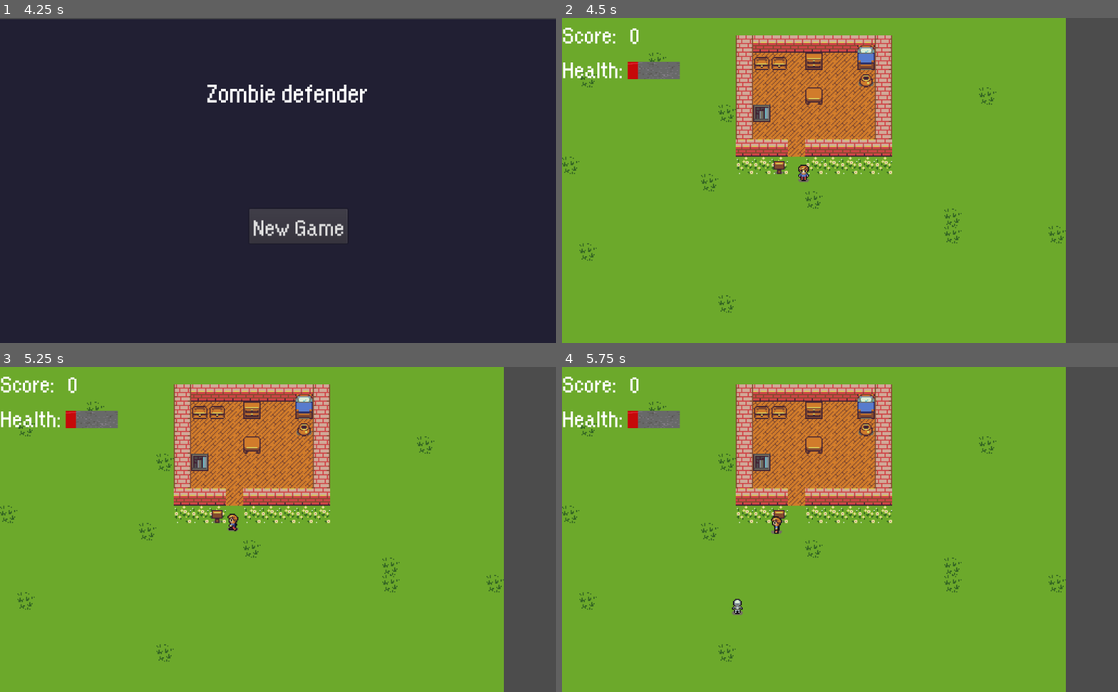
Above: before the commit, frames 1-4 (two rows, left to right).
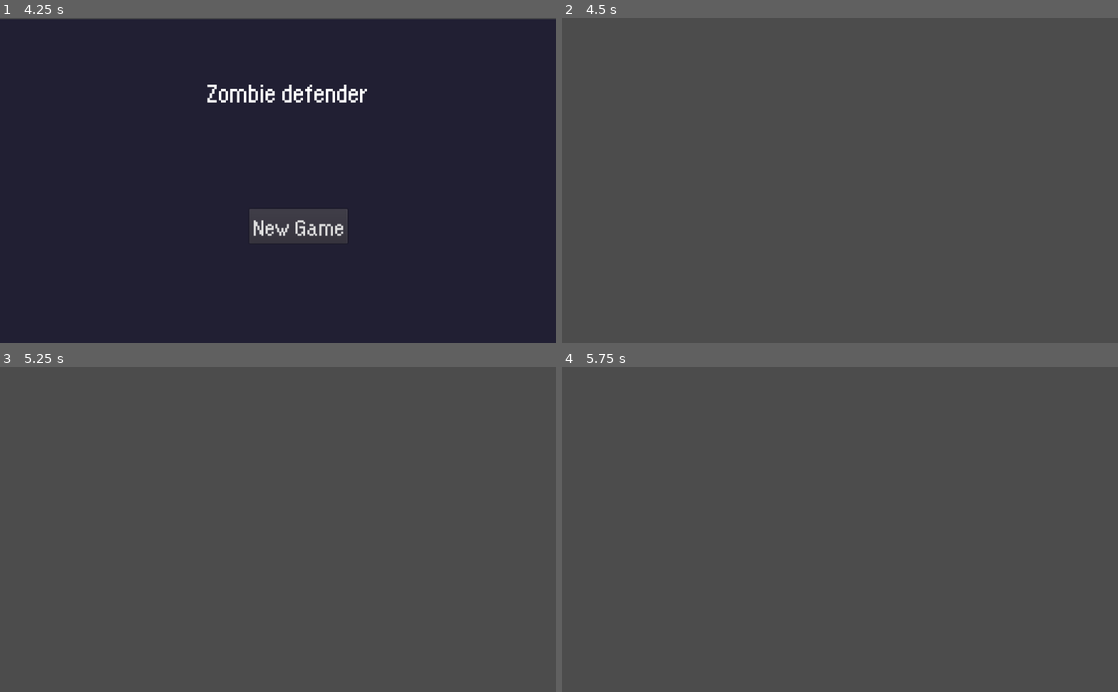
Above: after the commit, the same moments.

Repository: konsvasi/zombie_defender
Game: Godot game, scene res://Scenes/SplashScreen.tscn
Two runs of this game, one before a commit and one after it. Both use one fixed random seed, a clock stepped at 60 frames per second and the inputs below.
Inputs:
- Up to frame 1 (4.25 s): hold Right (ui_right) 0.53-1.28 s; hold Z (interact, bound only after the commit) 0.53-1.28 s; hold Down (ui_down) 1.28-2.03 s; tap Space (shoot) at 1.35, 3.5 s; tap Z (interact, bound only after the commit) at 1.55, 2.85, 3.8 s; hold Right (ui_right) 2.03-2.78 s; hold Z (interact, bound only after the commit) 2.03-2.78 s; tap Enter at 2.75 s; hold Up (ui_up) 2.78-3.53 s; hold Left (ui_left) from 3.53 s (still down); hold Space (shoot) from 3.53 s (still down)
- Up to frame 2 (4.5 s): release Left (ui_left) at 4.25 s; release Space (shoot) at 4.25 s; click "New Game" at 4.25 s
- Up to frame 3 (5.25 s): tap Enter at 5 s; hold Left (ui_left) from 5.03 s (still down); tap Z (interact, bound only after the commit) at 5.1 s
- Up to frame 4 (5.75 s): keep holding Left (ui_left)

Frame 1 is identical in both runs. In frame 2, 91% of the frame differs, in the area x 0-91%, y 0-100%; in frame 3, 91%; in frame 4, 91%.
Error after the commit: Attempt to call function 'instance' in base 'null instance' on a null instance. (res://global.gd:25)

Commit message:
added exclamation mark bubble when nearing object that player can interact with

Diff:
--- a/Scenes/Player.tscn
+++ b/Scenes/Player.tscn
@@ -13,6 +13,10 @@
 [ext_resource path="res://Tilesets/walk_left_1.png" type="Texture" id=11]
 [ext_resource path="res://Tilesets/walk_left_2.png" type="Texture" id=12]
 [ext_resource path="res://Tilesets/walk_left_3.png" type="Texture" id=13]
+[ext_resource path="res://Tilesets/exclamation_mark/exclamation_mark_1.png" type="Texture" id=14]
+[ext_resource path="res://Tilesets/exclamation_mark/exclamation_mark_2.png" type="Texture" id=15]
+[ext_resource path="res://Tilesets/exclamation_mark/exclamation_mark_3.png" type="Texture" id=16]
+[ext_resource path="res://Tilesets/exclamation_mark/exclamation_mark_4.png" type="Texture" id=17]
 
 [sub_resource type="SpriteFrames" id=1]
 
@@ -50,7 +54,16 @@
 radius = 10.0
 height = 4.01181
 
-[node name="Player" type="KinematicBody2D" index="0"]
+[sub_resource type="SpriteFrames" id=3]
+
+animations = [ {
+"frames": [ ExtResource( 14 ), ExtResource( 15 ), ExtResource( 16 ), ExtResource( 17 ) ],
+"loop": true,
+"name": "info",
+"speed": 5.0
+} ]
+
+[node name="Player" type="KinematicBody2D"]
 
 position = Vector2( 544, 160 )
 input_pickable = false
@@ -85,4 +98,13 @@
 one_shot = false
 autostart = false
 
+[node name="ExclamationMark" type="AnimatedSprite" parent="." index="4"]
+
+visible = false
+position = Vector2( -0.291992, -24.5272 )
+z_index = 2
+frames = SubResource( 3 )
+animation = "info"
+_sections_unfolded = [ "Z Index" ]
+
 [connection signal="timeout" from="ShootTimer" to="." method="_on_ShootTimer_timeout"]
--- a/Scenes/World.tscn
+++ b/Scenes/World.tscn
@@ -6,6 +6,7 @@
 [ext_resource path="res://Scenes/Player.tscn" type="PackedScene" id=4]
 [ext_resource path="res://Scenes/Portal.tscn" type="PackedScene" id=5]
 [ext_resource path="res://Scenes/UI.tscn" type="PackedScene" id=6]
+[ext_resource path="res://Scenes/Box.tscn" type="PackedScene" id=7]
 
 [sub_resource type="Curve2D" id=1]
 
@@ -14,7 +15,7 @@
 "points": PoolVector2Array( 0, 0, 0, 0, 162.002, 449.326, 0, 0, 0, 0, 638.004, 449.326, 0, 0, 0, 0, 639.011, 571.326 )
 }
 
-[node name="World" type="Node2D" index="0"]
+[node name="World" type="Node2D"]
 
 script = ExtResource( 1 )
 _sections_unfolded = [ "Pause" ]
@@ -64,7 +65,7 @@
 collision_mask = 1
 occluder_light_mask = 1
 format = 1
-tile_data = PoolIntArray( 65556, 30, 0, 131086, 24, 0, 131087, 24, 0, 131089, 63, 0, 131092, 109, 0, 196628, 28, 0, 262161, 64, 0, 524303, 67, 0 )
+tile_data = PoolIntArray( 65556, 30, 0, 131089, 63, 0, 131092, 109, 0, 196628, 28, 0, 262161, 64, 0, 524303, 67, 0 )
 _sections_unfolded = [ "Cell", "Collision", "Z Index" ]
 __meta__ = {
 "_edit_lock_": true
@@ -73,7 +74,7 @@
 [node name="Player" parent="." index="2" instance=ExtResource( 4 )]
 
 position = Vector2( 444.515, 286.617 )
-_sections_unfolded = [ "Collision", "Pause", "Transform" ]
+_sections_unfolded = [ "Collision", "Pause", "Transform", "collision" ]
 
 [node name="stairsToBasement" parent="." index="3" instance=ExtResource( 5 )]
 
@@ -122,6 +123,10 @@
 
 position = Vector2( 402.38, 174.944 )
 
+[node name="Box" parent="." index="9" instance=ExtResource( 7 )]
+
+position = Vector2( 384, 64 )
+
 [connection signal="gameOver" from="Player" to="." method="_on_Player_gameOver"]
 
 [connection signal="hitEnemy" from="Player" to="UI" method="_on_Player_hitEnemy"]
--- a/Scripts/Player.gd
+++ b/Scripts/Player.gd
@@ -61,6 +61,9 @@
 		else:
 			$Sprite.play(animation)
 
+	if Input.is_action_pressed("interact"):
+		print("Interact")
+
 
 	if Input.is_action_pressed("shoot"):
 		shoot(motion)
--- a/project.godot
+++ b/project.godot
@@ -22,6 +22,8 @@
 
 shoot=[ Object(InputEventKey,"resource_local_to_scene":false,"resource_name":"","device":0,"alt":false,"shift":false,"control":false,"meta":false,"command":false,"pressed":false,"scancode":32,"unicode":0,"echo":false,"script":null)
  ]
+interact=[ Object(InputEventKey,"resource_local_to_scene":false,"resource_name":"","device":0,"alt":false,"shift":false,"control":false,"meta":false,"command":false,"pressed":false,"scancode":90,"unicode":0,"echo":false,"script":null)
+ ]
 
 [rendering]
 
Not shown: 1 places in Scenes/Player.tscn that only renumber resources
Not shown: 1 places in Scenes/World.tscn that only renumber resources
